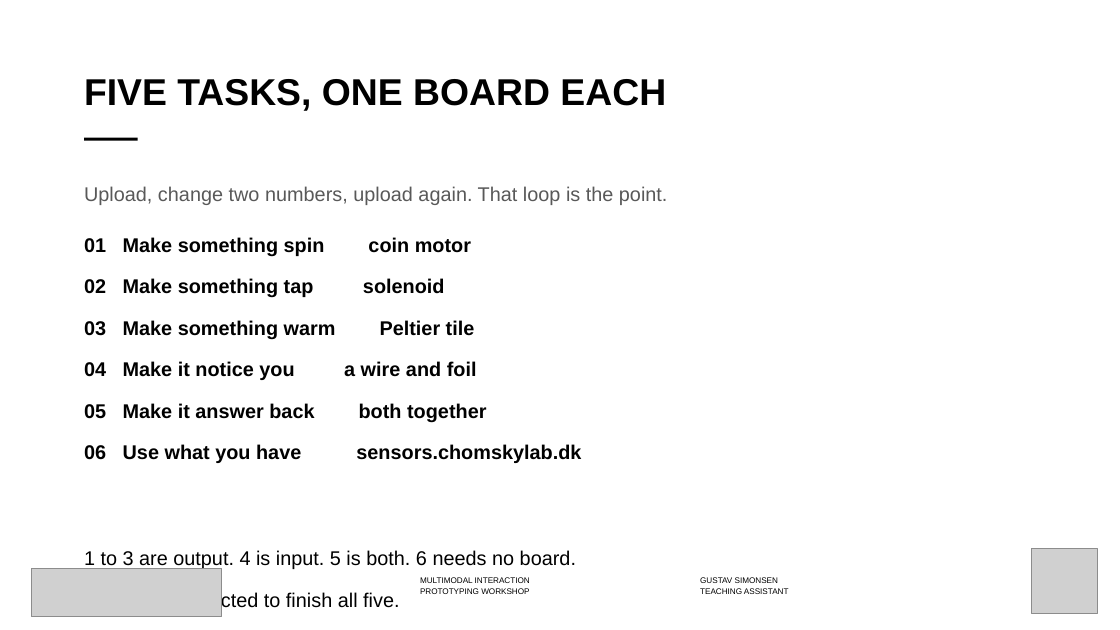
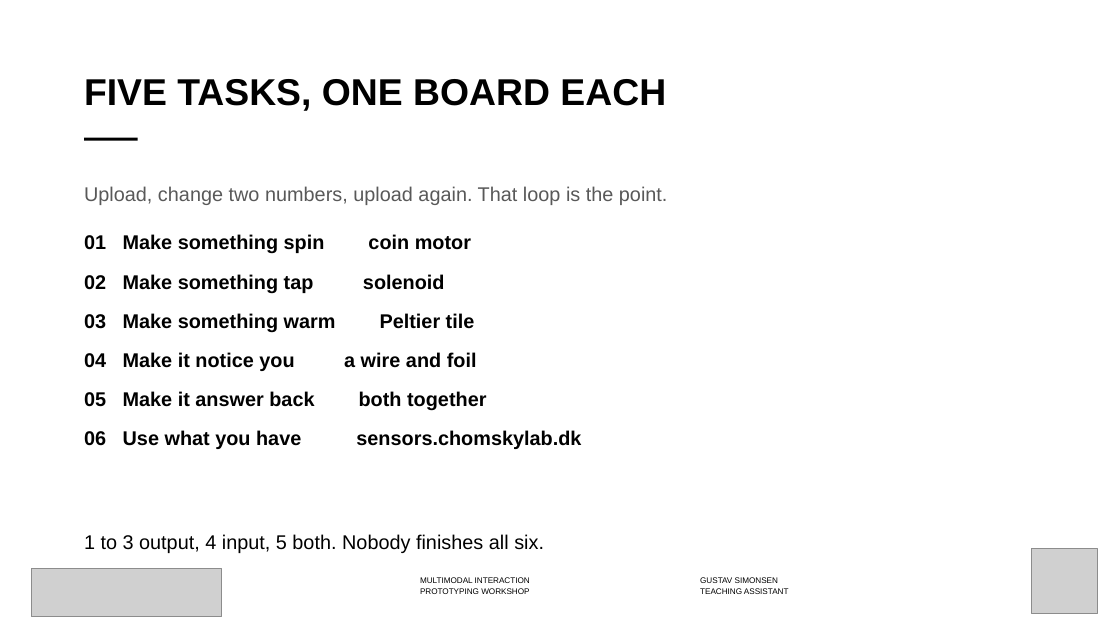
Before and after one commit to labtools-au/multimodal-actuator-workshop, a slide deck: slide 6 of docs/multimodal-actuator-workshop.pptx. Drawn at 1120x630 pixels with LibreOffice and Linux fonts; fonts in the diff are those of the drawing; grey boxes stand for pictures; background and template pictures are left out. Boxes give left, top, right and bottom in pixels: in the first picture for what was removed or moved away, otherwise in the second. Text is boxed around its words. In the diff, an @@ line names an element or a change of style, - is before the commit and + after.

```diff
--- a/docs/multimodal-actuator-workshop.pptx
+++ b/docs/multimodal-actuator-workshop.pptx
@@ text at bbox=[84, 186, 668, 449]: less space between paragraphs @@
@@ text at bbox=[84, 534, 544, 550]: text changed @@
-1 to 3 are output. 4 is input. 5 is both. 6 needs no board.
-Nobody is expected to finish all five.
+1 to 3 output, 4 input, 5 both. Nobody finishes all six.
```
Also in this commit, not shown: 15 other slides changed, 9 other files.
